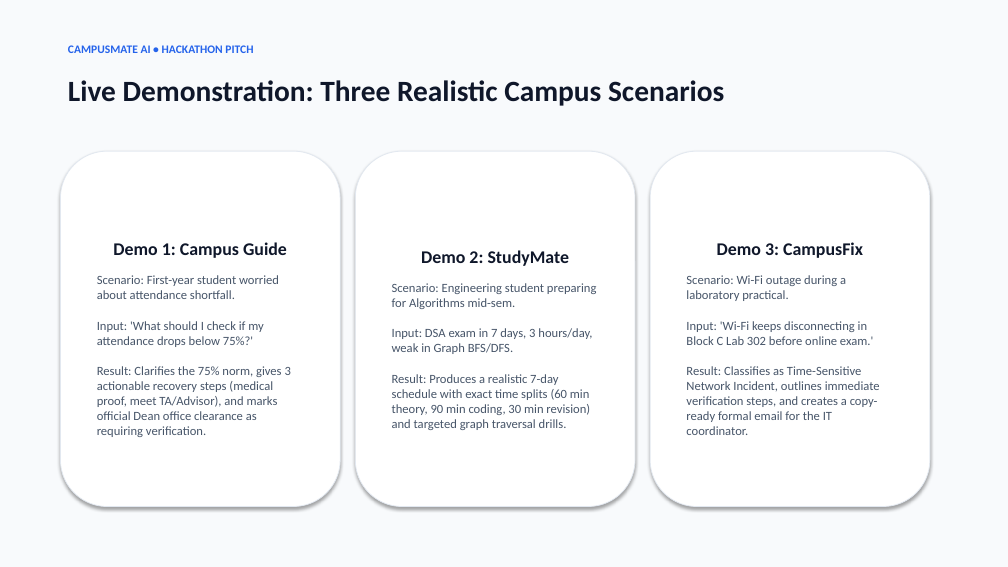
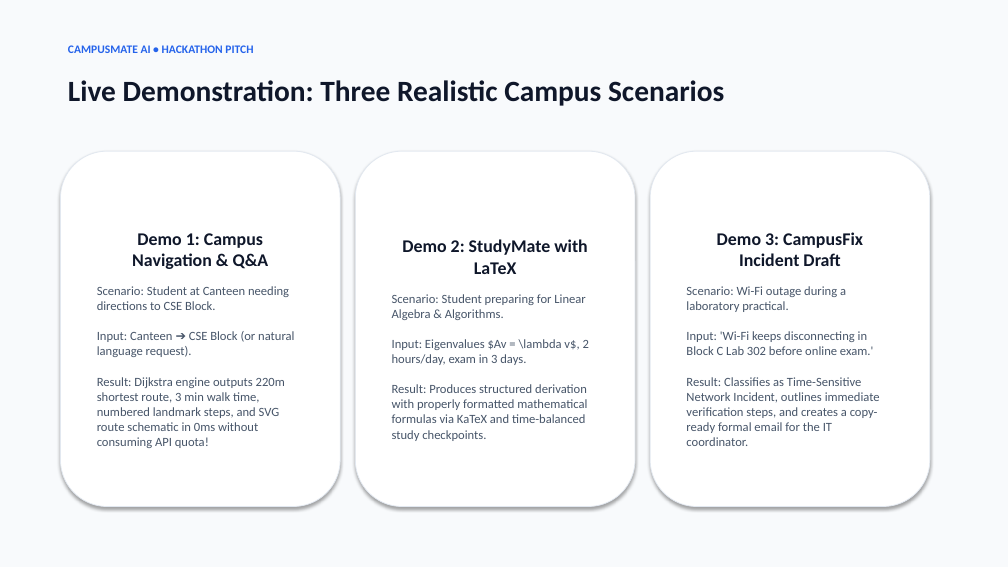
Before and after one commit to Anujt080/CampusMate, a slide deck: slide 5 of presentation/CampusMate-AI.pptx. Drawn at 1008x567 pixels with LibreOffice and Linux fonts; fonts in the diff are those of the drawing. Boxes give left, top, right and bottom in pixels: in the first picture for what was removed or moved away, otherwise in the second. Text is boxed around its words. In the diff, an @@ line names an element or a change of style, - is before the commit and + after.

Commit message:
docs: update presentation slides with campus navigation engine and theme switcher

```diff
--- a/presentation/CampusMate-AI.pptx
+++ b/presentation/CampusMate-AI.pptx
@@ text in rounded rectangle at bbox=[97, 233, 294, 448]: text changed @@
-Demo 1: Campus Guide
-Scenario: First-year student worried about attendance shortfall.
-Input: 'What should I check if my attendance drops below 75%?'
-Result: Clarifies the 75% norm, gives 3 actionable recovery steps (medical proof, meet TA/Advisor), and marks official Dean office clearance as requiring verification.
+Demo 1: Campus Navigation & Q&A
+Scenario: Student at Canteen needing directions to CSE Block.
+Input: Canteen ➔ CSE Block (or natural language request).
+Result: Dijkstra engine outputs 220m shortest route, 3 min walk time, numbered landmark steps, and SVG route schematic in 0ms without consuming API quota!
@@ text in rounded rectangle at bbox=[392, 239, 589, 441]: text changed @@
-Demo 2: StudyMate
-Scenario: Engineering student preparing for Algorithms mid-sem.
-Input: DSA exam in 7 days, 3 hours/day, weak in Graph BFS/DFS.
-Result: Produces a realistic 7-day schedule with exact time splits (60 min theory, 90 min coding, 30 min revision) and targeted graph traversal drills.
+Demo 2: StudyMate with LaTeX
+Scenario: Student preparing for Linear Algebra & Algorithms.
+Input: Eigenvalues $Av = \lambda v$, 2 hours/day, exam in 3 days.
+Result: Produces structured derivation with properly formatted mathematical formulas via KaTeX and time-balanced study checkpoints.
@@ text in rounded rectangle at bbox=[717, 232, 863, 266]: text changed @@
-Demo 3: CampusFix
+Demo 3: CampusFix Incident Draft
```
Also in this commit, not shown: 2 other slides changed, 1 other file.
